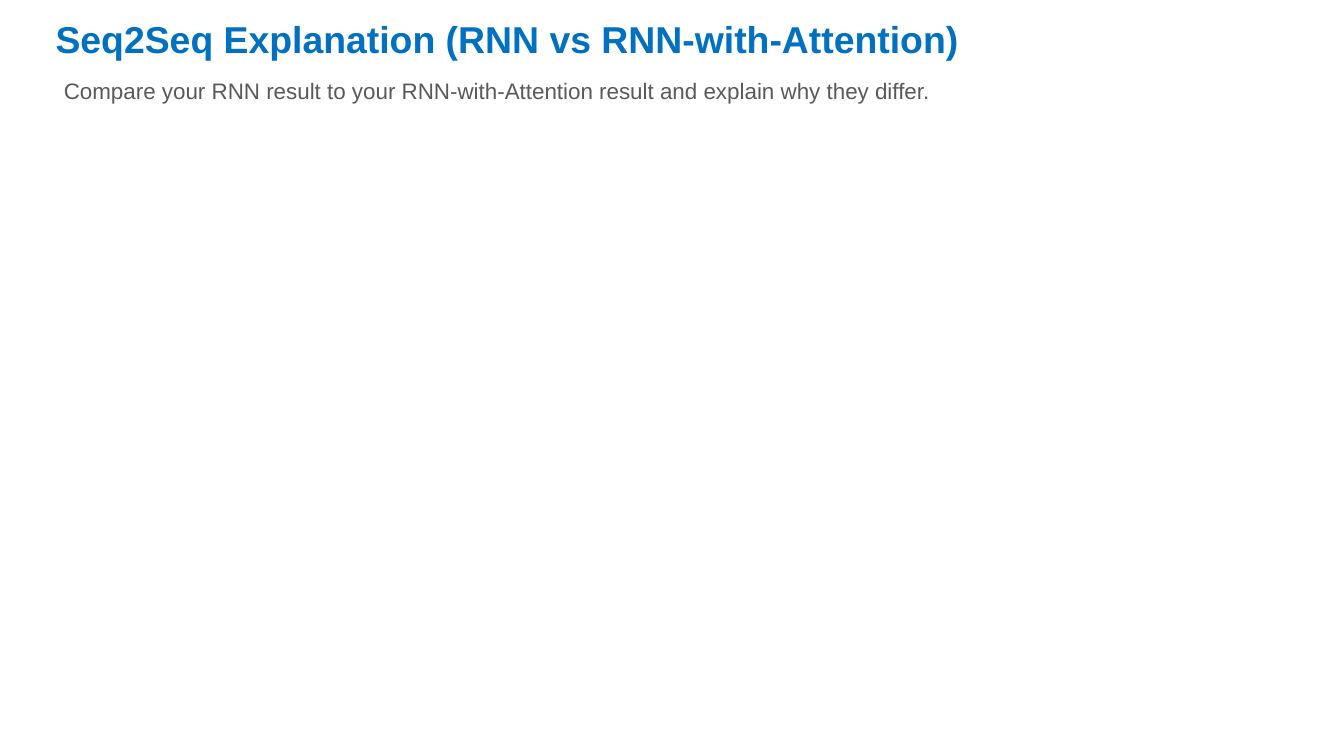
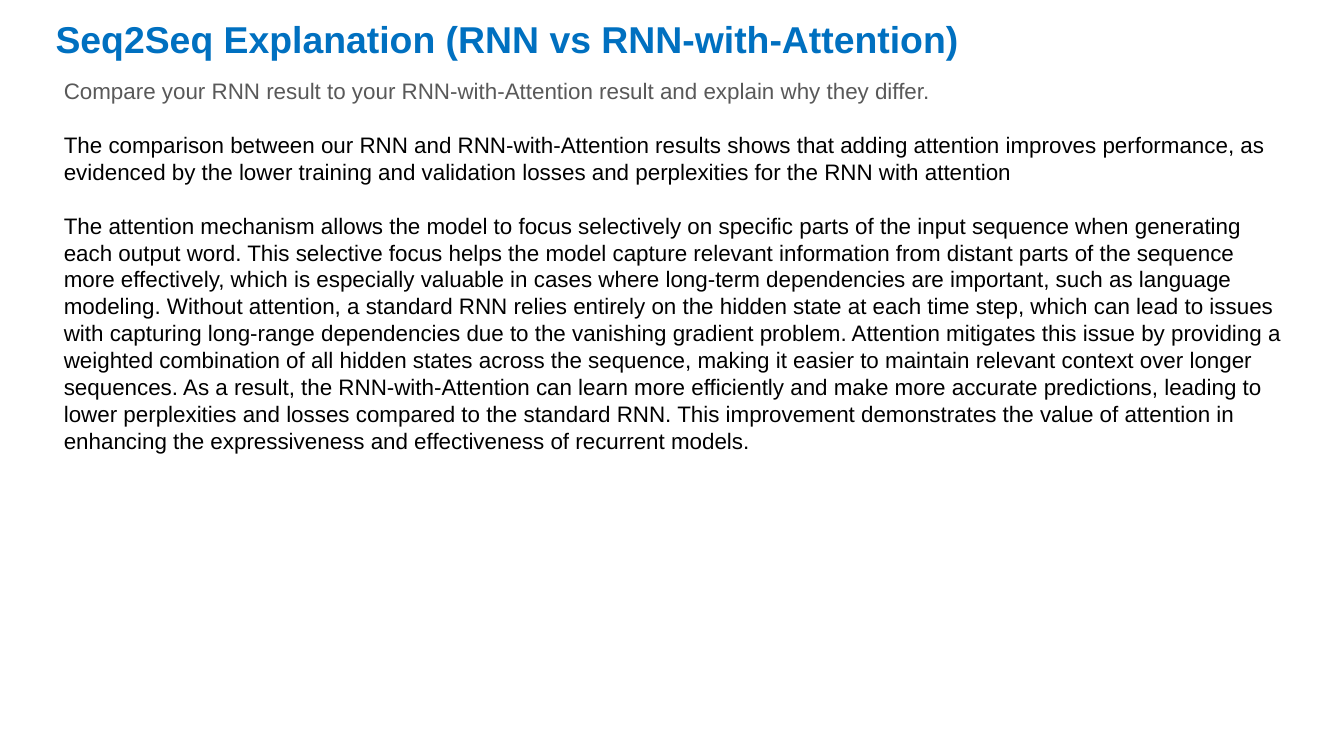
Before and after one commit to mccarvik/georgia_tech, a slide deck: slide 4 of deep_learning/4_assign/assignment4_fall24/assignment4-template - McCarville.pptx. Drawn at 1344x756 pixels with LibreOffice and Linux fonts; fonts in the diff are those of the drawing. Boxes give left, top, right and bottom in pixels: in the first picture for what was removed or moved away, otherwise in the second. Text is boxed around its words. In the diff, an @@ line names an element or a change of style, - is before the commit and + after.

```diff
--- a/deep_learning/4_assign/assignment4_fall24/assignment4-template - McCarville.pptx
+++ b/deep_learning/4_assign/assignment4_fall24/assignment4-template - McCarville.pptx
@@ text at (x1=64, y1=136, x2=1280, y2=454): paragraphs added @@
+The comparison between our RNN and RNN-with-Attention results shows that adding attention improves performance, as evidenced by the lower training and validation losses and perplexities for the RNN with attention
+The attention mechanism allows the model to focus selectively on specific parts of the input sequence when generating each output word. This selective focus helps the model capture relevant information from distant parts of the sequence more effectively, which is especially valuable in cases where long-term dependencies are important, such as language modeling. Without attention, a standard RNN relies entirely on the hidden state at each time step, which can lead to issues with capturing long-range dependencies due to the vanishing gradient problem. Attention mitigates this issue by providing a weighted combination of all hidden states across the sequence, making it easier to maintain relevant context over longer sequences. As a result, the RNN-with-Attention can learn more efficiently and make more accurate predictions, leading to lower perplexities and losses compared to the standard RNN. This improvement demonstrates the value of attention in enhancing the expressiveness and effectiveness of recurrent models.
```
Also in this commit, not shown: 14 other slides changed, 4 slides added, 1 slide removed, 15 other files.
